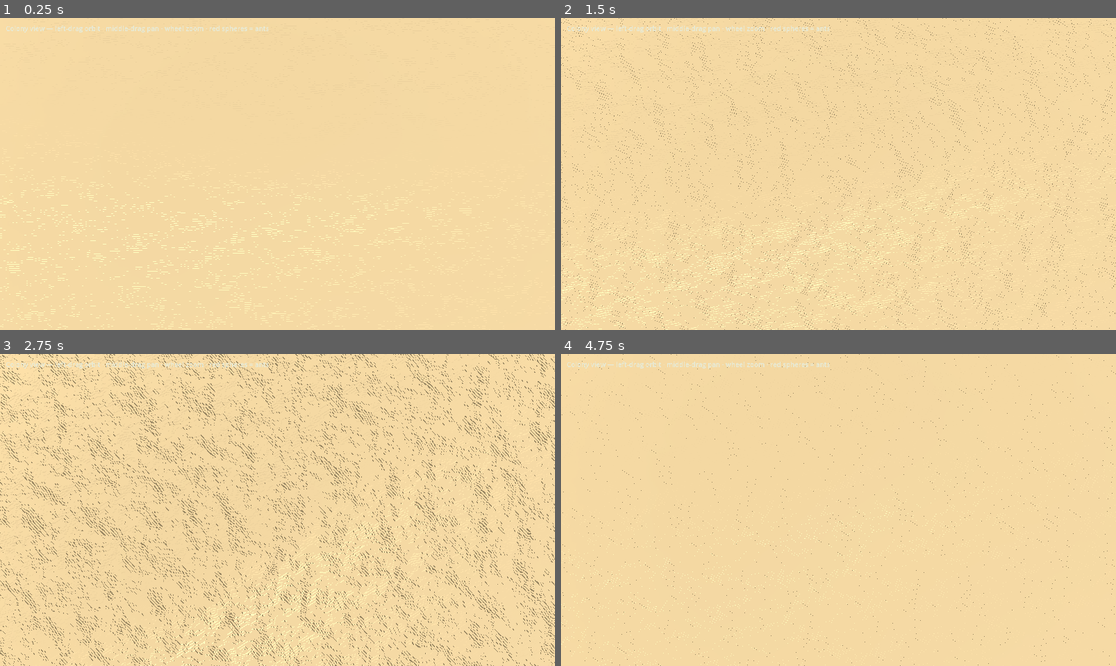
Above: before the commit, frames 1-4 (two rows, left to right).
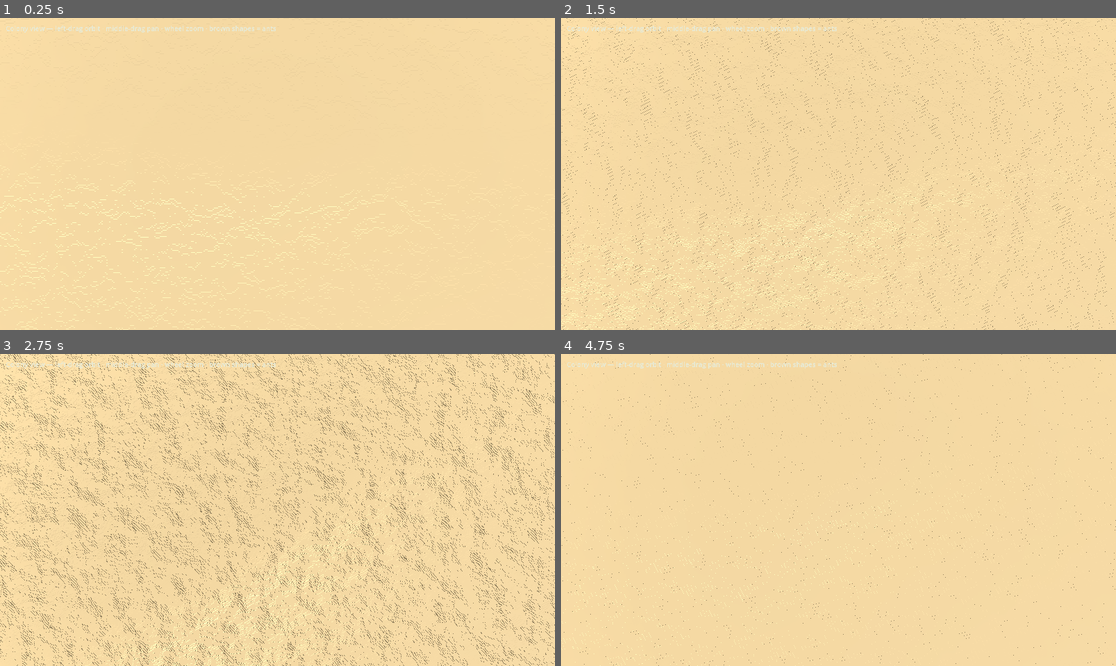
Above: after the commit, the same moments.

Repository: 151henry151/anthill
Game: Godot game, scene res://scenes/main.tscn
The game is run twice, just before and just after one commit, with the same random seed, the same clock (stepped at 60 frames per second) and the same inputs.
Inputs (mouse positions are in pixels of both pictures, inside the frame that each line leads up to):
- Up to frame 1 (0.25 s): no input
- Up to frame 2 (1.5 s): tap Enter at 0.5 s; move the mouse to (960, 158) at 0.52 s; hold D 0.53-1.25 s; tap E at 0.6 s; click (960, 158) at 0.67 s; tap Space at 0.77, 1.25 s; drag from (727, 189) to (810, 236) at 1.27 s
- Up to frame 3 (2.75 s): tap Enter at 2 s; move the mouse to (333, 441) at 2.02 s; hold D from 2.03 s (still down); hold Shift from 2.03 s (still down)
- Up to frame 4 (4.75 s): release D at 2.75 s; release Shift at 2.75 s; tap Space at 2.75, 3.77, 4.25 s; drag from (810, 572) to (672, 463) at 2.77 s; tap Enter at 3.5 s; move the mouse to (1005, 556) at 3.52 s; hold A 3.53-4.25 s; tap Q at 3.6 s; drag from (672, 463) to (755, 432) at 4.27 s

The runs differ from the first frame. In frame 1, 2.6% of the frame differs, in the area x 0-78%, y 2-100%; in frame 2, 6.2%; in frame 3, 17%, in the area x 0-100%, y 0-100%; in frame 4, 1.6%.

Commit message:
Fix sand step typing, defer RefCounted .new to _ready, widen ortho zoom
- Parse sand_idle via get/set; instantiate SandStep and ColonyAntModel in _ready
- Raise colony_camera max_zoom and defaults for full-map view
- Add colony_ant_model.gd to repo; update colony hint text

Diff:
--- a/game/anthill/scenes/main.tscn
+++ b/game/anthill/scenes/main.tscn
@@ -49,4 +49,4 @@
 offset_top = 12.0
 theme_override_colors/font_color = Color(0.9, 0.92, 0.85, 1)
 theme_override_font_sizes/font_size = 14
-text = "Colony view — left-drag orbit · middle-drag pan · wheel zoom · red spheres = ants"
+text = "Colony view — left-drag orbit · middle-drag pan · wheel zoom · brown shapes = ants"
--- /dev/null
+++ b/game/anthill/scripts/colony_ant_model.gd
@@ -0,0 +1,118 @@
+extends RefCounted
+class_name ColonyAntModel
+## Procedural low-poly ant for colony view: abdomen segments, waist, thorax, head, antennae, six legs.
+
+const _LegPairsZ := [-0.35, 0.25, 0.85]
+
+
+func build_ant() -> Node3D:
+	var root := Node3D.new()
+	root.name = "ColonyAnt"
+
+	var mat_dark: StandardMaterial3D = _mat(Color(0.12, 0.07, 0.05))
+	var mat_abdomen: StandardMaterial3D = _mat(Color(0.34, 0.15, 0.1))
+	var mat_thorax: StandardMaterial3D = _mat(Color(0.16, 0.09, 0.06))
+	var mat_head: StandardMaterial3D = _mat(Color(0.14, 0.08, 0.06))
+	var mat_leg: StandardMaterial3D = _mat(Color(0.09, 0.05, 0.04))
+	var mat_antenna: StandardMaterial3D = _mat(Color(0.1, 0.06, 0.05))
+
+	# +Z = head direction, -Z = rear. Body sits above y=0 (sand surface).
+	# Rear abdomen (largest segment)
+	_add_sphere(root, Vector3(0.0, 0.95, -3.15), 1.05, mat_abdomen)
+	# Mid abdomen
+	_add_sphere(root, Vector3(0.0, 1.0, -1.75), 0.82, mat_abdomen)
+	# Petiole (narrow waist)
+	_add_cylinder(root, Vector3(0.0, 1.02, -0.75), Vector3(90, 0, 0), 0.32, 0.55, mat_dark)
+	# Thorax
+	_add_box(root, Vector3(0.0, 1.08, 0.15), Vector3(1.35, 0.75, 1.15), mat_thorax)
+	# Head
+	_add_sphere(root, Vector3(0.0, 1.12, 1.42), 0.52, mat_head)
+
+	# Antennae — forward / outward from head
+	_add_cylinder(root, Vector3(-0.38, 1.35, 1.78), Vector3(35, -15, -20), 0.1, 2.0, mat_antenna)
+	_add_cylinder(root, Vector3(0.38, 1.35, 1.78), Vector3(35, 15, 20), 0.1, 2.0, mat_antenna)
+
+	# Six legs — three pairs along thorax / petiole
+	for z in _LegPairsZ:
+		_add_leg_pair(root, z, mat_leg)
+
+	return root
+
+
+static func _mat(c: Color) -> StandardMaterial3D:
+	var m := StandardMaterial3D.new()
+	m.shading_mode = BaseMaterial3D.SHADING_MODE_UNSHADED
+	m.albedo_color = c
+	m.emission_enabled = true
+	m.emission = Color(
+		clampf(c.r * 0.35, 0.0, 1.0),
+		clampf(c.g * 0.35, 0.0, 1.0),
+		clampf(c.b * 0.35, 0.0, 1.0)
+	)
+	return m
+
+
+static func _add_sphere(parent: Node3D, pos: Vector3, radius: float, mat: Material) -> void:
+	var mi := MeshInstance3D.new()
+	var s := SphereMesh.new()
+	s.radius = radius
+	s.height = radius * 2.0
+	mi.mesh = s
+	mi.material_override = mat
+	mi.position = pos
+	parent.add_child(mi)
+
+
+static func _add_box(parent: Node3D, pos: Vector3, size: Vector3, mat: Material) -> void:
+	var mi := MeshInstance3D.new()
+	var b := BoxMesh.new()
+	b.size = size
+	mi.mesh = b
+	mi.material_override = mat
+	mi.position = pos
+	parent.add_child(mi)
+
+
+static func _add_cylinder(
+	parent: Node3D,
+	pos: Vector3,
+	rot_deg: Vector3,
+	radius: float,
+	height: float,
+	mat: Material
+) -> void:
+	var mi := MeshInstance3D.new()
+	var c := CylinderMesh.new()
+	c.top_radius = radius
+	c.bottom_radius = radius * 1.08
+	c.height = height
+	mi.mesh = c
+	mi.material_override = mat
+	mi.position = pos
+	mi.rotation_degrees = rot_deg
+	parent.add_child(mi)
+
+
+static func _add_leg_pair(parent: Node3D, z: float, mat: Material) -> void:
+	# Left leg — splay down and outward (-X)
+	var left := MeshInstance3D.new()
+	var cyl_l := CylinderMesh.new()
+	cyl_l.top_radius = 0.14
+	cyl_l.bottom_radius = 0.2
+	cyl_l.height = 2.35
+	left.mesh = cyl_l
+	left.material_override = mat
+	left.position = Vector3(-0.85, 0.55, z)
+	left.rotation_degrees = Vector3(58.0, -25.0, -35.0)
+	parent.add_child(left)
+	# Right leg — mirror
+	var right := MeshInstance3D.new()
+	var cyl_r := CylinderMesh.new()
+	cyl_r.top_radius = 0.14
+	cyl_r.bottom_radius = 0.2
+	cyl_r.height = 2.35
+	right.mesh = cyl_r
+	right.material_override = mat
+	right.position = Vector3(0.85, 0.55, z)
+	right.rotation_degrees = Vector3(58.0, 25.0, 35.0)
+	parent.add_child(right)
--- a/game/anthill/scripts/colony_ants.gd
+++ b/game/anthill/scripts/colony_ants.gd
@@ -1,20 +1,22 @@
 extends Node3D
-## Wandering markers for colony view — bright spheres so they read against sand/stone.
+## Wandering colony ants — procedural segmented bodies (see `colony_ant_model.gd`).
 
 const _Const := preload("res://scripts/constants.gd")
 const _Chunk := preload("res://scripts/world/chunk_data.gd")
+const _AntModelScript = preload("res://scripts/colony_ant_model.gd")
 
 @export var ant_count: int = 72
 @export var move_interval: float = 0.45
-@export var sphere_radius: float = 3.5
 
 @onready var world: Node = $"../WorldManager"
 
 var _ants: Array[Dictionary] = []
 var _rng: RandomNumberGenerator
+var _ant_builder: RefCounted
 
 
 func _ready() -> void:
+	_ant_builder = _AntModelScript.new() as RefCounted
 	_rng = RandomNumberGenerator.new()
 	_rng.randomize()
 	for i in ant_count:
@@ -30,21 +32,12 @@
 		var wy: int = _surface_block_y(wx, wz)
 		if wy < 0:
 			continue
-		var mi := MeshInstance3D.new()
-		var sph := SphereMesh.new()
-		sph.radius = sphere_radius
-		sph.height = sphere_radius * 2.0
-		mi.mesh = sph
-		var mat := StandardMaterial3D.new()
-		mat.shading_mode = BaseMaterial3D.SHADING_MODE_UNSHADED
-		mat.albedo_color = Color(0.95, 0.2, 0.12)
-		mat.emission_enabled = true
-		mat.emission = Color(0.45, 0.08, 0.04)
-		mi.material_override = mat
-		add_child(mi)
-		mi.position = _ant_pos(wx, wy, wz)
+		var ant: Node3D = _ant_builder.build_ant()
+		ant.rotation_degrees.y = _rng.randf_range(0.0, 360.0)
+		add_child(ant)
+		ant.position = _ant_pos(wx, wy, wz)
 		_ants.append({
-			"node": mi,
+			"node": ant,
 			"wx": wx,
 			"wz": wz,
 			"t": _rng.randf_range(0.0, move_interval),
@@ -60,8 +53,8 @@
 
 
 func _ant_pos(wx: int, wy: int, wz: int) -> Vector3:
-	# Top of surface voxels at y = wy + 1; sphere sits on that plane.
-	return Vector3(float(wx) + 0.5, float(wy) + 1.0 + sphere_radius, float(wz) + 0.5)
+	# Model origin at sand surface (feet / ground contact).
+	return Vector3(float(wx) + 0.5, float(wy) + 1.0, float(wz) + 0.5)
 
 
 func _physics_process(delta: float) -> void:
@@ -91,5 +84,6 @@
 		return
 	a["wx"] = nwx
 	a["wz"] = nwz
-	var mi: MeshInstance3D = a["node"]
-	mi.position = _ant_pos(nwx, wy, wz)
+	var ant: Node3D = a["node"]
+	ant.position = _ant_pos(nwx, wy, wz)
+	ant.rotation.y = atan2(float(dx), float(dz))
--- a/game/anthill/scripts/colony_camera.gd
+++ b/game/anthill/scripts/colony_camera.gd
@@ -11,14 +11,15 @@
 ## Polar angle from +Y (0 = camera on +Y above pivot; larger = lower toward horizon).
 @export var orbit_phi_deg: float = 12.0
 ## Vertical world units in view (Godot ortho `size` = full height). ~viewport_height / size ≈ pixels per grain tall.
-@export var ortho_size: float = 180.0
+@export var ortho_size: float = 220.0
 @export var pan_speed: float = 0.28
 @export var pan_pixels_to_world: float = 0.011
 @export var pan_relative_max: float = 72.0
 @export var orbit_sensitivity: float = 0.22
-@export var zoom_step: float = 6.0
+@export var zoom_step: float = 8.0
 @export var min_zoom: float = 14.0
-@export var max_zoom: float = 240.0
+## Ortho `size` is vertical world units; ~17×32 ≈ 544 — allow zooming out past full map width/height.
+@export var max_zoom: float = 720.0
 
 var pivot: Vector3 = Vector3.ZERO
 
--- a/game/anthill/scripts/main_controller.gd
+++ b/game/anthill/scripts/main_controller.gd
@@ -2,8 +2,8 @@
 
 const _MeshBuilder := preload("res://scripts/world/mesh_builder.gd")
 const _SandStepScript = preload("res://scripts/world/sand_step.gd")
-## Create at load so `_physics_process` never sees `Nil` if `_ready` aborts or ordering differs.
-var _sand_step: RefCounted = _SandStepScript.new()
+
+var _sand_step: RefCounted
 
 @onready var world: Node = $WorldManager
 @onready var chunks_root: Node3D = $Chunks
@@ -13,6 +13,8 @@
 
 
 func _ready() -> void:
+	# Instantiate in `_ready` only — field `preload(...).new()` hits `GDScript` without `.new()` in 4.2.
+	_sand_step = _SandStepScript.new() as RefCounted
 	_mat = StandardMaterial3D.new()
 	_mat.vertex_color_use_as_albedo = true
 	_mat.roughness = 0.88
--- a/game/anthill/scripts/world/sand_step.gd
+++ b/game/anthill/scripts/world/sand_step.gd
@@ -6,7 +6,8 @@
 
 
 func step(world: Node) -> void:
-	if world is WorldManager and world.sand_idle:
+	# Avoid `class_name WorldManager` here — parser may not resolve it in this file.
+	if world.get("sand_idle") == true:
 		return
 	var sx: int = world.chunks_x * _Chunk.SIZE_X
 	var sy: int = _Chunk.SIZE_Y
@@ -19,8 +20,7 @@
 					if world.get_block(x, y - 1, z) == _Const.BLOCK_AIR:
 						moves.append(Vector3i(x, y, z))
 	if moves.is_empty():
-		if world is WorldManager:
-			world.sand_idle = true
+		world.set("sand_idle", true)
 		return
 	moves.shuffle()
 	for p in moves:
Not shown, changed: CHANGELOG.md
